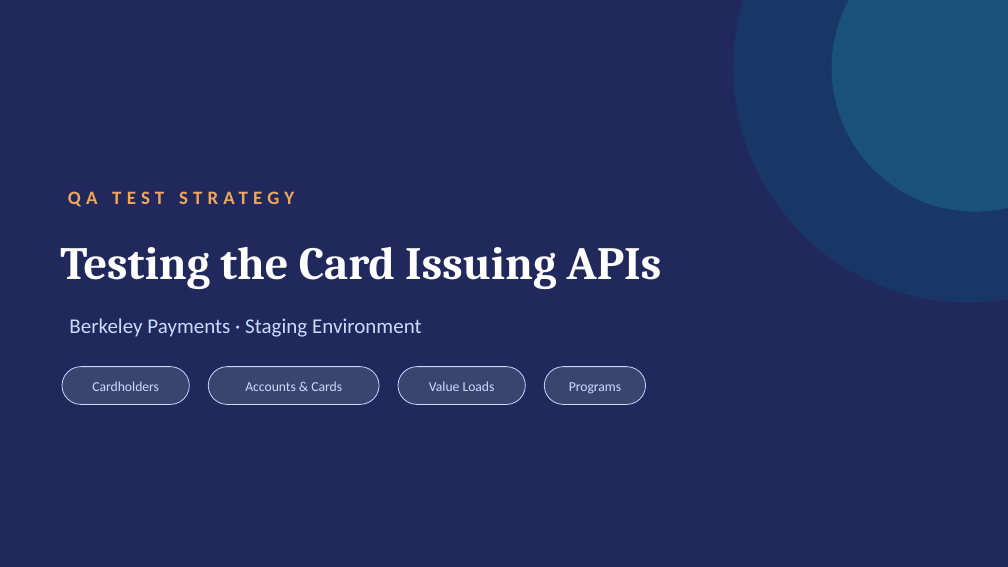
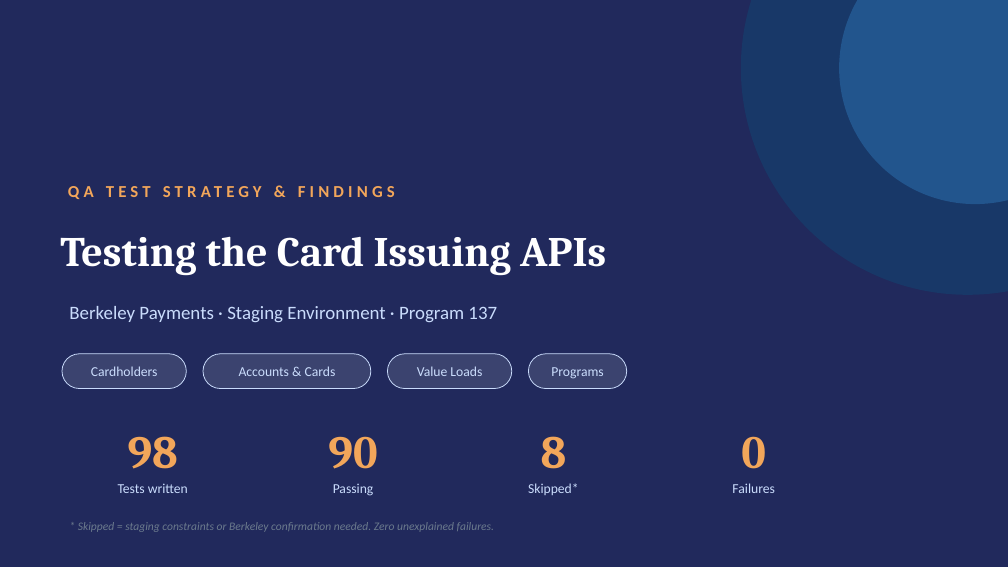
Before and after one commit to parvezi4/berkeley-tests, a slide deck: slide 1 of docs/Berkeley_QA_Strategy_Deck.pptx. Drawn at 1008x567 pixels with LibreOffice and Linux fonts; fonts in the diff are those of the drawing. Boxes give left, top, right and bottom in pixels: in the first picture for what was removed or moved away, otherwise in the second. Text is boxed around its words. In the diff, an @@ line names an element or a change of style, - is before the commit and + after.

```diff
--- a/docs/Berkeley_QA_Strategy_Deck.pptx
+++ b/docs/Berkeley_QA_Strategy_Deck.pptx
@@ ellipse: place and size @@
-ellipse at [734,0,1008,302]
+ellipse at [741,0,1008,295]
@@ ellipse at [741,0,1008,295]: fill #065A82 at 30% opacity to #065A82 at 32% opacity @@
@@ ellipse: place and size @@
-ellipse at [832,0,1008,212]
+ellipse at [839,0,1008,204]
@@ ellipse at [839,0,1008,204]: fill #1C7293 at 45% opacity to #2E75B6 at 48% opacity @@
@@ text at [60,174,892,208]: text changed; size 18 to 16 pt @@
-QA TEST STRATEGY
+QA TEST STRATEGY & FINDINGS
@@ text "Testing the Card Issuing APIs": place and size @@
-text "Testing the Card Issuing APIs" at [60,247,662,289]
+text "Testing the Card Issuing APIs" at [60,236,606,276]
@@ text "Testing the Card Issuing APIs" at [60,236,606,276]: size 44 to 40 pt @@
@@ text at [69,306,497,322]: text changed; size 20 to 18 pt @@
-Berkeley Payments · Staging Environment
+Berkeley Payments · Staging Environment · Program 137
@@ text "Cardholders": place and size @@
-text "Cardholders" at [92,381,159,391]
+text "Cardholders" at [91,366,158,376]
@@ rounded rectangle: place and size @@
-rounded rectangle at [62,367,190,405]
+rounded rectangle at [62,354,187,389]
@@ text "Accounts & Cards": place and size @@
-text "Accounts & Cards" at [245,381,342,391]
+text "Accounts & Cards" at [239,366,336,376]
@@ rounded rectangle: place and size @@
-rounded rectangle at [208,367,379,405]
+rounded rectangle at [203,354,371,389]
@@ text "Value Loads": place and size @@
-text "Value Loads" at [429,381,495,391]
+text "Value Loads" at [417,366,482,376]
@@ rounded rectangle: place and size @@
-rounded rectangle at [398,367,526,405]
+rounded rectangle at [387,354,512,389]
@@ text "Programs": place and size @@
-text "Programs" at [569,382,621,394]
+text "Programs" at [551,367,603,379]
@@ rounded rectangle: place and size @@
-rounded rectangle at [544,367,646,405]
+rounded rectangle at [529,354,627,389]
@@ text added at [128,436,178,469], 44 pt, text #F2A65A, bold @@
+98
@@ text added at [328,436,377,469], 44 pt, text #F2A65A, bold @@
+90
@@ text added at [541,436,567,469], 44 pt, text #F2A65A, bold @@
+8
@@ text added at [741,436,766,469], 44 pt, text #F2A65A, bold @@
+0
@@ text added at [118,483,188,493], 13 pt, text #CADCFC @@
+Tests written
@@ text added at [333,484,374,496], 13 pt, text #CADCFC @@
+Passing
@@ text added at [528,483,579,495], 13 pt, text #CADCFC @@
+Skipped*
@@ text added at [732,483,775,493], 13 pt, text #CADCFC @@
+Failures
@@ text added at [78,522,495,532], 11 pt, text #6B7A8D, italic @@
+* Skipped = staging constraints or Berkeley confirmation needed. Zero unexplained failures.
```
Also in this commit, not shown: 2 other slides changed, 9 slides added, 7 slides removed, 1 other file.
